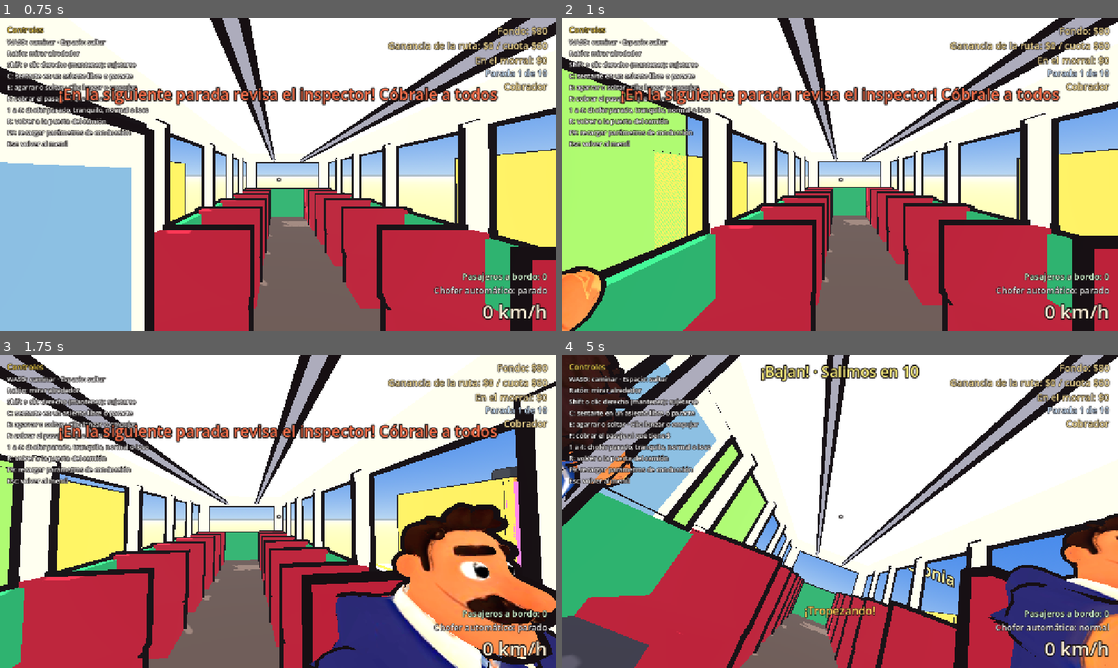
Above: before the commit, frames 1-4 (two rows, left to right).
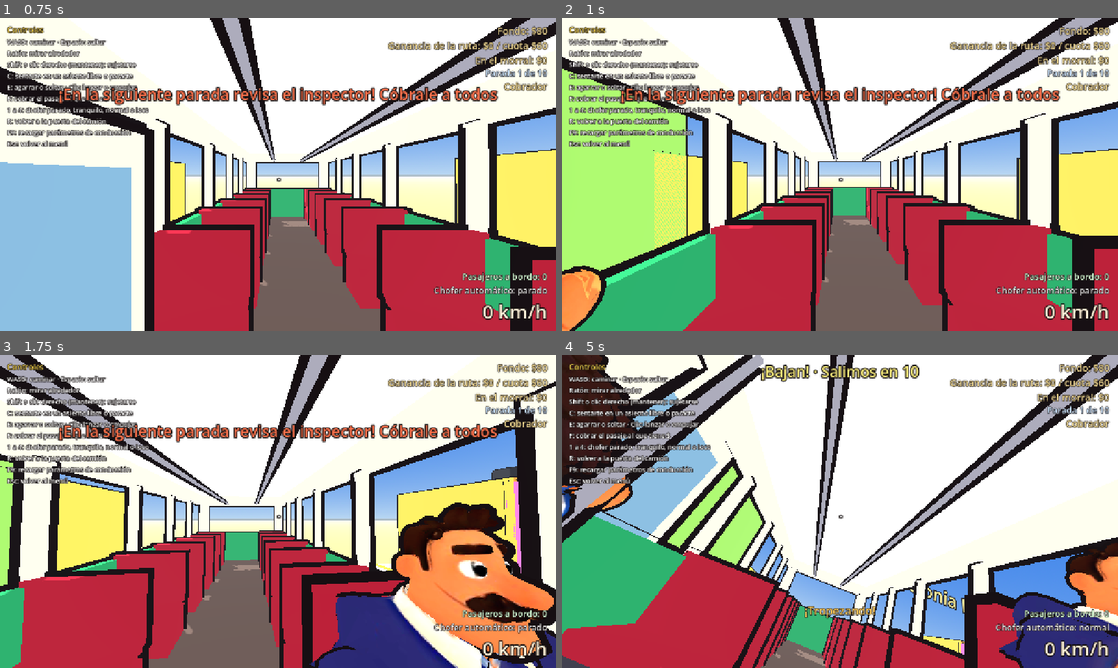
Above: after the commit, the same moments.

Repository: DValerioR/Bajan-
Game: Godot game, scene res://escenas/principal.tscn
Same seed, same stepped clock (60 frames per second), same inputs: the game is played once before the commit and once after it.
Inputs (mouse positions are in pixels of both pictures, inside the frame that each line leads up to):
- Up to frame 1 (0.75 s): click "Jugar una ruta" at 0.5 s
- Up to frame 2 (1 s): no input
- Up to frame 3 (1.75 s): move the mouse to (305, 511) at 1.27 s; hold D (girar_derecha) from 1.28 s (still down); hold Q (gritar) from 1.28 s (still down)
- Up to frame 4 (5 s): move the mouse to (812, 511) at 2.02 s; release D (girar_derecha) at 2.03 s; release Q (gritar) at 2.03 s; hold A (girar_izquierda) 2.03-2.78 s; click (812, 511) at 2.1 s; tap Q (gritar) at 2.3, 3.8 s; move the mouse to (851, 505) at 2.77 s; hold Q (gritar) 2.78-3.53 s; hold D (girar_derecha) 2.78-4.28 s; tap F (accion_rol) at 2.85 s; move the mouse to (834, 517) at 3.52 s; tap W (acelerar) at 3.6 s; move the mouse to (878, 514) at 4.27 s; hold A (girar_izquierda) from 4.28 s (still down); hold Q (gritar) from 4.28 s (still down); tap E (agarrar) at 4.35 s

Frame 1 is identical in both runs. In frame 2, less than 0.1% of the frame differs, in the area x 0-7%, y 79-99%; in frame 3, 1.3%; in frame 4, 38%, in the area x 0-100%, y 0-100%.

Commit message:
Caras animadas: parpadeo y boca para el voceador y el niño (D50)
- caras_blender.py agrega claves de forma a la cabeza ("Cerrar" y "Abrir"):
  la mandíbula se deforma suave, sin cortar piezas. Se engancha a
  procesar_personajes.bat.
- El cargador de personajes conserva las claves de forma.
- En reposo la boca está cerrada; se abre al gritar, al hablar (pagar,
  dulces) y del susto. La cabeza se ve oscura por dentro.
- Párpados del color de la piel que parpadean cada pocos segundos.

Co-Authored-By: Claude Opus 5.5 <noreply@anthropic.com>

Diff:
--- /dev/null
+++ b/materiales/parpado.gdshader
@@ -0,0 +1,40 @@
+// Párpado de los personajes con cara animada: una copia de la piel sobre el ojo, del color de la
+// piel. Con `cierre` en 0 no se ve; al subir a 1 va bajando desde arriba hasta tapar el ojo entero.
+shader_type spatial;
+
+uniform vec4 color_piel : source_color = vec4(0.9, 0.6, 0.4, 1.0);
+// Altura (en coordenadas de la cabeza) de la orilla de arriba y de abajo del ojo.
+uniform float tope = 0.1;
+uniform float fondo = 0.0;
+uniform float cierre = 0.0;
+// Dónde va la línea de pestañas con el ojo cerrado (un poco abajo del centro del ojo).
+uniform float linea = 0.05;
+uniform float umbral = 0.05;
+uniform float suavizado = 0.04;
+uniform float relleno_sombra = 0.3;
+
+varying float altura;
+
+void vertex() {
+	altura = VERTEX.y;
+}
+
+void fragment() {
+	if (altura < mix(tope + 0.01, fondo, cierre)) {
+		discard;
+	}
+	// Una raya oscura en la orilla del párpado mientras baja, y con el ojo cerrado una línea de
+	// pestañas a media altura, como se dibuja un ojo cerrado en caricatura.
+	float orilla = mix(tope + 0.01, fondo, cierre);
+	bool raya = (altura - orilla < 0.004 && cierre > 0.05 && cierre < 0.85) || (cierre >= 0.85 && abs(altura - linea) < 0.0035);
+	// El párpado un poco más oscuro que la piel, para que se lea como párpado.
+	ALBEDO = raya ? vec3(0.12, 0.07, 0.06) : color_piel.rgb * 0.9;
+	ROUGHNESS = 1.0;
+	SPECULAR = 0.0;
+}
+
+void light() {
+	float ndl = dot(NORMAL, LIGHT);
+	float luz = smoothstep(umbral - suavizado, umbral + suavizado, ndl) * smoothstep(0.35, 0.65, ATTENUATION);
+	DIFFUSE_LIGHT += mix(relleno_sombra, 1.0, luz) * LIGHT_COLOR / PI;
+}
--- /dev/null
+++ b/materiales/toon_cabeza.gdshader
@@ -0,0 +1,37 @@
+// Toon de la cabeza y la mandíbula de los personajes con cara animada: igual que toon.gdshader,
+// pero también dibuja las caras de atrás, en oscuro. Así, al abrirse la mandíbula (que es una pieza
+// aparte), por el corte se ve el interior de la boca y no un hueco.
+shader_type spatial;
+render_mode cull_disabled;
+
+uniform vec4 color_base : source_color = vec4(1.0);
+uniform sampler2D textura : source_color, filter_linear_mipmap, hint_default_white;
+uniform bool usar_textura = false;
+uniform vec4 color_interior : source_color = vec4(0.32, 0.07, 0.08, 1.0);
+uniform float umbral = 0.05;
+uniform float suavizado = 0.04;
+uniform float relleno_sombra = 0.3;
+uniform float brillo_borde = 0.18;
+
+void fragment() {
+	if (!FRONT_FACING) {
+		ALBEDO = color_interior.rgb;
+		NORMAL = -NORMAL;
+	} else {
+		vec4 color = color_base;
+		if (usar_textura) {
+			color *= texture(textura, UV);
+		}
+		ALBEDO = color.rgb;
+	}
+	ROUGHNESS = 1.0;
+	SPECULAR = 0.0;
+}
+
+void light() {
+	float ndl = dot(NORMAL, LIGHT);
+	float sombra_proyectada = smoothstep(0.35, 0.65, ATTENUATION);
+	float luz = smoothstep(umbral - suavizado, umbral + suavizado, ndl) * sombra_proyectada;
+	float borde = pow(1.0 - clamp(dot(NORMAL, VIEW), 0.0, 1.0), 4.0) * brillo_borde * luz;
+	DIFFUSE_LIGHT += (mix(relleno_sombra, 1.0, luz) + borde) * LIGHT_COLOR / PI;
+}
--- a/modelos/personajes.cfg
+++ b/modelos/personajes.cfg
@@ -45,6 +45,7 @@
 ;           queda más afuera, a esa altura, es hombro y se queda en el torso (no se mueve con la cabeza)
 ;   nuca_z: dónde está la nuca, de lado (negativo = hacia el frente). Para los encorvados o de espalda
 ;           alta: lo que queda más atrás, justo arriba del cuello, es espalda
+;   ojos, boca, cara_giro: cara animada (párpados y mandíbula), ver scripts/personajes/cara_personaje.gd
 ;   manga_con_brazo: true para mangas cortas y anchas: la manga se va con el brazo (si no, al
 ;           levantarlo queda una manga vacía colgando del hombro)
 
@@ -72,6 +73,8 @@
 mano_x=0.29
 mano_y=0.27
 hombro_x=0.17
+ojos=[[0.081, 1.185, 0.045], [-0.078, 1.185, 0.045]]
+boca=[1.01, 0.03, 1.06, 14.0, -12.0, 0.0, 0.13]
 manga_con_brazo=true
 
 [vendedora]
@@ -170,6 +173,8 @@
 mano_x=0.25
 mano_y=0.22
 hombro_x=0.17
+ojos=[[0.072, 0.933, 0.064], [-0.102, 0.903, 0.064]]
+boca=[0.778, 0.0, 0.82, 18.0, -10.0, -0.01, 0.13]
 
 [punk]
 cuello=0.67
--- a/scripts/pasajeros/gestor_pasajeros.gd
+++ b/scripts/pasajeros/gestor_pasajeros.gd
@@ -140,6 +140,8 @@
 			continue
 		var monto := maxi(1, roundi(Juego.parametros.pasaje * (1.0 - 0.5 * desesperacion)))
 		p.pagado = true
+		if p.cuerpo.visual != null:
+			p.cuerpo.visual.hablar(0.8)
 		cobrado.emit(cuerpo, monto)
 		return monto
 	return 0
@@ -162,6 +164,8 @@
 		if p.cuerpo != cuerpo or p.ofrecido or not _a_bordo(p):
 			continue
 		p.ofrecido = true
+		if p.cuerpo.visual != null:
+			p.cuerpo.visual.hablar(0.6)
 		if _azar.randf() >= _roles.probabilidad_compra:
 			return 0
 		return _azar.randi_range(int(_roles.propina[0]), int(_roles.propina[1]))
--- /dev/null
+++ b/scripts/personajes/cara_personaje.gd
@@ -0,0 +1,189 @@
+class_name CaraPersonaje
+extends RefCounted
+## Cara animada de un personaje de muñeco: párpados que parpadean y boca que se abre al hablar o
+## gritar. La boca son dos claves de forma de la cabeza ("Cerrar" y "Abrir") que pone Blender
+## (scripts/herramientas/caras_blender.py) a partir de `boca` en modelos/personajes.cfg. Los
+## párpados se arman aquí al cargar, con `ojos`:
+##   ojos = [[x, y, radio], ...]  centro de cada ojo (m, coordenadas de la figura, pies en 0)
+##   cara_giro = grados hacia donde ve la cara (0 = al frente), para los de cabeza volteada.
+## La cabeza se dibuja también por dentro, en oscuro: al abrirse la boca se ve su interior.
+## Los párpados son una esfera del color de la piel sobre cada globo ocular, un poco más grande que
+## el ojo, que el material va mostrando de arriba hacia abajo (como en las caricaturas).
+
+const CONFIG := "res://modelos/personajes.cfg"
+const SHADER_CABEZA := preload("res://materiales/toon_cabeza.gdshader")
+const SHADER_PARPADO := preload("res://materiales/parpado.gdshader")
+## Tamaño del párpado respecto al radio del ojo, y qué tanto sobresale de la punta del ojo
+## (fracción de su radio).
+const TAMANO_PARPADO := 1.08
+const SOBRESALE_PARPADO := 0.25
+
+## Lo ya armado por modelo (las mallas se comparten entre todos los que usan el modelo).
+static var _hechas: Dictionary = {}
+
+
+## Arma la cara sobre la pieza de la cabeza (ya con su material toon). Devuelve {} si el modelo no
+## tiene cara animada, o {cabeza: MeshInstance3D o null (si no hay boca), cerrar: índice de la
+## clave, abrir: índice, parpados: [ShaderMaterial]}.
+static func armar(modelo: String, cabeza: MeshInstance3D) -> Dictionary:
+	if cabeza == null or cabeza.mesh == null:
+		return {}
+	var cfg := Config.archivo_config(CONFIG)
+	var malla := cabeza.mesh
+	var cerrar := -1
+	var abrir := -1
+	for b in malla.get_blend_shape_count():
+		match String(malla.get_blend_shape_name(b)):
+			"Cerrar":
+				cerrar = b
+			"Abrir":
+				abrir = b
+	var con_boca := cerrar >= 0 and abrir >= 0
+	if not con_boca and not cfg.has_section_key(modelo, "ojos"):
+		return {}
+	var resultado := {"cabeza": cabeza if con_boca else null, "cerrar": cerrar, "abrir": abrir, "parpados": []}
+	if not _hechas.has(modelo):
+		_hechas[modelo] = _preparar(modelo, cabeza, cfg)
+	var hecha: Dictionary = _hechas[modelo]
+	if con_boca:
+		cabeza.set_surface_override_material(0, _material_cabeza(cabeza.get_active_material(0) as ShaderMaterial))
+		cabeza.set_blend_shape_value(cerrar, 1.0)
+	for datos in hecha.get("parpados", []):
+		var parpado := MeshInstance3D.new()
+		parpado.name = "Parpado"
+		parpado.mesh = datos.malla
+		var material := ShaderMaterial.new()
+		material.shader = SHADER_PARPADO
+		material.set_shader_parameter("color_piel", datos.color)
+		material.set_shader_parameter("tope", datos.tope)
+		material.set_shader_parameter("fondo", datos.fondo)
+		material.set_shader_parameter("linea", (datos.tope + datos.fondo) * 0.5 - (datos.tope - datos.fondo) * 0.05)
+		parpado.material_override = material
+		parpado.set_meta("sin_contorno", true)
+		cabeza.add_child(parpado)
+		resultado.parpados.append(material)
+	return resultado
+
+
+## La misma apariencia que el toon de la cabeza, pero también por dentro (oscuro).
+static func _material_cabeza(toon: ShaderMaterial) -> ShaderMaterial:
+	var material := ShaderMaterial.new()
+	material.shader = SHADER_CABEZA
+	if toon != null:
+		for parametro in ["color_base", "textura", "usar_textura"]:
+			material.set_shader_parameter(parametro, toon.get_shader_parameter(parametro))
+		material.next_pass = toon.next_pass
+	return material
+
+
+static func _preparar(modelo: String, cabeza: MeshInstance3D, cfg: ConfigFile) -> Dictionary:
+	var hecha := {}
+	var malla := cabeza.mesh
+	var arreglos: Array = malla.surface_get_arrays(0)
+	var vertices: PackedVector3Array = arreglos[Mesh.ARRAY_VERTEX]
+	var normales: PackedVector3Array = arreglos[Mesh.ARRAY_NORMAL]
+	var indices: PackedInt32Array = arreglos[Mesh.ARRAY_INDEX]
+	if indices.is_empty():
+		indices.resize(vertices.size())
+		for i in vertices.size():
+			indices[i] = i
+	var origen := cabeza.position
+	var giro := deg_to_rad(float(cfg.get_value(modelo, "cara_giro", 0.0)))
+	# Hacia dónde ve la cara (en el plano del piso; el frente de la figura es -Z).
+	var frente := Vector3(-sin(giro), 0.0, -cos(giro))
+	var adelante := func(p: Vector3) -> float: return p.x * frente.x + p.z * frente.z
+
+	if cfg.has_section_key(modelo, "ojos"):
+		var imagen := _imagen_de(cabeza)
+		var uvs: PackedVector2Array = arreglos[Mesh.ARRAY_TEX_UV]
+		var parpados := []
+		var color_piel := _color_de_piel(imagen, vertices, uvs, indices, origen, cfg.get_value(modelo, "ojos"))
+		for ojo in cfg.get_value(modelo, "ojos"):
+			var centro := Vector3(float(ojo[0]), float(ojo[1]), 0.0)
+			var radio := float(ojo[2])
+			# La punta del ojo: lo más adelantado (hacia donde ve la cara) cerca de su centro.
+			var punta := Vector3.INF
+			var mas_adelante := -INF
+			for v in vertices:
+				var p := origen + v
+				if Vector2(p.x - centro.x, p.y - centro.y).length() < radio * 0.5 and adelante.call(p) > mas_adelante:
+					mas_adelante = adelante.call(p)
+					punta = p
+			if punta == Vector3.INF:
+				continue
+			var tamano := radio * TAMANO_PARPADO
+			var centro_esfera := punta - frente * tamano * (1.0 - SOBRESALE_PARPADO) - origen
+			parpados.append({
+				"malla": _malla_parpado(centro_esfera, tamano),
+				"color": color_piel,
+				"tope": centro_esfera.y + tamano,
+				"fondo": centro_esfera.y - tamano,
+			})
+		hecha.parpados = parpados
+	return hecha
+
+
+static func _malla_parpado(centro: Vector3, radio: float) -> ArrayMesh:
+	var esfera := SphereMesh.new()
+	esfera.radius = radio
+	esfera.height = radio * 2.0
+	esfera.radial_segments = 20
+	esfera.rings = 12
+	var datos := esfera.get_mesh_arrays()
+	var vertices: PackedVector3Array = datos[Mesh.ARRAY_VERTEX]
+	for i in vertices.size():
+		vertices[i] += centro
+	datos[Mesh.ARRAY_VERTEX] = vertices
+	var malla := ArrayMesh.new()
+	malla.add_surface_from_arrays(Mesh.PRIMITIVE_TRIANGLES, datos)
+	return malla
+
+
+## Color de la piel alrededor de los ojos, para los párpados (el mismo para los dos): la mediana
+## de cada canal en un anillo alrededor de cada ojo, sin lo oscuro (cejas, pelo, pestañas) ni lo
+## blanco (el ojo). La mediana no se deja jalar por el rubor de las mejillas.
+static func _color_de_piel(imagen: Image, vertices: PackedVector3Array, uvs: PackedVector2Array, indices: PackedInt32Array, origen: Vector3, ojos: Array) -> Color:
+	var rojos := PackedFloat32Array()
+	var verdes := PackedFloat32Array()
+	var azules := PackedFloat32Array()
+	if imagen != null and not uvs.is_empty():
+		for i in indices:
+			var p := origen + vertices[i]
+			for ojo in ojos:
+				var radio := float(ojo[2])
+				var d := Vector2(p.x - float(ojo[0]), p.y - float(ojo[1])).length()
+				if d < radio * 1.15 or d > radio * 1.6:
+					continue
+				var uv := uvs[i]
+				var px := clampi(int(uv.x * imagen.get_width()), 0, imagen.get_width() - 1)
+				var py := clampi(int(uv.y * imagen.get_height()), 0, imagen.get_height() - 1)
+				var color := imagen.get_pixel(px, py)
+				if color.get_luminance() > 0.3 and color.get_luminance() < 0.92 and color.r > color.b + 0.08:
+					rojos.append(color.r)
+					verdes.append(color.g)
+					azules.append(color.b)
+	if rojos.is_empty():
+		return Color(0.93, 0.6, 0.42)
+	rojos.sort()
+	verdes.sort()
+	azules.sort()
+	var m := rojos.size() / 2
+	return Color(rojos[m], verdes[m], azules[m])
+
+
+static func _imagen_de(cabeza: MeshInstance3D) -> Image:
+	var material := cabeza.get_active_material(0)
+	var textura: Texture2D = null
+	if material is ShaderMaterial:
+		textura = material.get_shader_parameter("textura")
+	elif material is BaseMaterial3D:
+		textura = material.albedo_texture
+	if textura == null:
+		return null
+	var imagen := textura.get_image()
+	if imagen == null:
+		return null
+	if imagen.is_compressed():
+		imagen = imagen.duplicate()
+		imagen.decompress()
+	return imagen
--- a/scripts/personajes/personaje.gd
+++ b/scripts/personajes/personaje.gd
@@ -37,6 +37,13 @@
 var _paso: float = 0.0
 ## Reloj para la respiración y el peso en reposo (cada quien empieza en otro punto).
 var _reposo: float = randf() * TAU
+## Cara animada (CaraPersonaje), si el modelo la tiene: mandíbula y párpados.
+var _cara: Dictionary = {}
+var _hablando: float = 0.0
+var _gritando: bool = false
+var _boca: float = 0.0
+var _para_parpadear: float = randf_range(1.0, 4.0)
+var _parpadeo: float = -1.0
 
 
 func _ready() -> void:
@@ -71,6 +78,7 @@
 		_piezas[nombre] = nodo
 	importado.free()
 	EstiloToon.aplicar(_figura)
+	_cara = CaraPersonaje.armar(modelo, _piezas.get("Cabeza"))
 	_medir()
 
 
@@ -124,6 +132,10 @@
 	if _mallas_contorno.has(clave):
 		return _mallas_contorno[clave]
 	var nueva := ArrayMesh.new()
+	# Las claves de forma (la boca animada, caras_blender.py) se conservan.
+	nueva.blend_shape_mode = malla.blend_shape_mode
+	for b in malla.get_blend_shape_count():
+		nueva.add_blend_shape(malla.get_blend_shape_name(b))
 	for s in malla.get_surface_count():
 		var arreglos := malla.surface_get_arrays(s)
 		var vertices: PackedVector3Array = arreglos[Mesh.ARRAY_VERTEX]
@@ -138,7 +150,7 @@
 			var n: Vector3 = (suma[Vector3i((vertices[k] * 2000.0).round())] as Vector3).normalized()
 			suaves[k] = Color(n.x * 0.5 + 0.5, n.y * 0.5 + 0.5, n.z * 0.5 + 0.5)
 		arreglos[Mesh.ARRAY_COLOR] = suaves
-		nueva.add_surface_from_arrays(Mesh.PRIMITIVE_TRIANGLES, arreglos)
+		nueva.add_surface_from_arrays(Mesh.PRIMITIVE_TRIANGLES, arreglos, malla.surface_get_blend_shape_arrays(s))
 		nueva.surface_set_material(s, malla.surface_get_material(s))
 	_mallas_contorno[clave] = nueva
 	return nueva
@@ -159,6 +171,16 @@
 func mostrar(visible_figura: bool) -> void:
 	if _figura != null:
 		_figura.visible = visible_figura
+
+
+## Mueve la boca como si hablara durante `segundos` (si el modelo tiene cara animada).
+func hablar(segundos: float) -> void:
+	_hablando = maxf(_hablando, segundos)
+
+
+## Boca abierta de par en par mientras grita (el voceador).
+func gritar(si: bool) -> void:
+	_gritando = si
 
 
 ## Oculta la cabeza (para la cámara en primera persona del propio jugador).
@@ -254,6 +276,45 @@
 		adelante = 0.0
 	_figura.rotation = Vector3(_inclinacion.x + adelante, 0.0, _inclinacion.z + meneo)
 	_figura.position.y = lerpf(_figura.position.y, rebote, t)
+	_animar_cara(delta, tropezando or en_el_aire)
+
+
+## Parpadea cada pocos segundos y mueve la mandíbula: cerrada en reposo, abierta al gritar o del
+## susto, y abre y cierra al hablar.
+func _animar_cara(delta: float, susto: bool) -> void:
+	if _cara.is_empty():
+		return
+	var parpados: Array = _cara.parpados
+	if not parpados.is_empty():
+		_para_parpadear -= delta
+		if _para_parpadear <= 0.0:
+			_parpadeo = 0.0
+			_para_parpadear = randf_range(2.0, 5.5)
+		var cierre := 0.0
+		if _parpadeo >= 0.0:
+			_parpadeo += delta / 0.16
+			cierre = sin(clampf(_parpadeo, 0.0, 1.0) * PI)
+			if _parpadeo >= 1.0:
+				_parpadeo = -1.0
+		# Del susto, los ojos bien abiertos.
+		if susto:
+			cierre = 0.0
+		for material: ShaderMaterial in parpados:
+			material.set_shader_parameter("cierre", cierre)
+	if _cara.cabeza == null:
+		return
+	_hablando = maxf(0.0, _hablando - delta)
+	var objetivo := 0.0
+	if _gritando or susto:
+		objetivo = 1.0
+	elif _hablando > 0.0:
+		# Abre y cierra como al decir sílabas.
+		objetivo = clampf(0.55 + 0.45 * sin(_reposo * 9.0) * sin(_reposo * 3.7 + 1.0), 0.0, 1.0)
+	_boca = lerpf(_boca, objetivo, 1.0 - exp(-18.0 * delta))
+	# Claves de forma: en reposo "Cerrar" completa; al abrir se pasa a "Abrir".
+	var cabeza: MeshInstance3D = _cara.cabeza
+	cabeza.set_blend_shape_value(_cara.cerrar, 1.0 - _boca)
+	cabeza.set_blend_shape_value(_cara.abrir, _boca)
 
 
 func _girar(nombre: String, objetivo: Vector3, t: float) -> void:
--- a/scripts/personajes/ragdoll.gd
+++ b/scripts/personajes/ragdoll.gd
@@ -47,6 +47,12 @@
 		copia.visible = malla.visible
 		for i in malla.mesh.get_surface_count():
 			copia.set_surface_override_material(i, malla.get_active_material(i))
+		# La boca como estaba (claves de forma) y los párpados, que cuelgan de la cabeza.
+		for b in malla.mesh.get_blend_shape_count():
+			copia.set_blend_shape_value(b, malla.get_blend_shape_value(b))
+		for hija in malla.get_children():
+			if hija is MeshInstance3D:
+				copia.add_child(hija.duplicate())
 		visual.add_child(copia)
 		pieza.add_child(visual)
 		ragdoll.add_child(pieza)
--- a/scripts/roles/voceador.gd
+++ b/scripts/roles/voceador.gd
@@ -50,6 +50,8 @@
 		pasajeros.gritando = true
 	else:
 		aliento = minf(100.0, aliento + _roles.recupera_aliento * delta)
+	if cuerpo.visual != null:
+		cuerpo.visual.gritar(gritando)
 	if gritando != _sonido.playing:
 		if gritando:
 			_sonido.play()
Not shown, added: materiales/parpado.gdshader.uid
Not shown, added: materiales/toon_cabeza.gdshader.uid
Binary file changed: modelos/personajes/nino.glb
Binary file changed: modelos/personajes/voceador.glb
Not shown, added: scripts/personajes/cara_personaje.gd.uid
Not shown, changed: DECISIONES.md
Not shown, changed: procesar_personajes.bat
Not shown, added: scripts/herramientas/caras_blender.py
